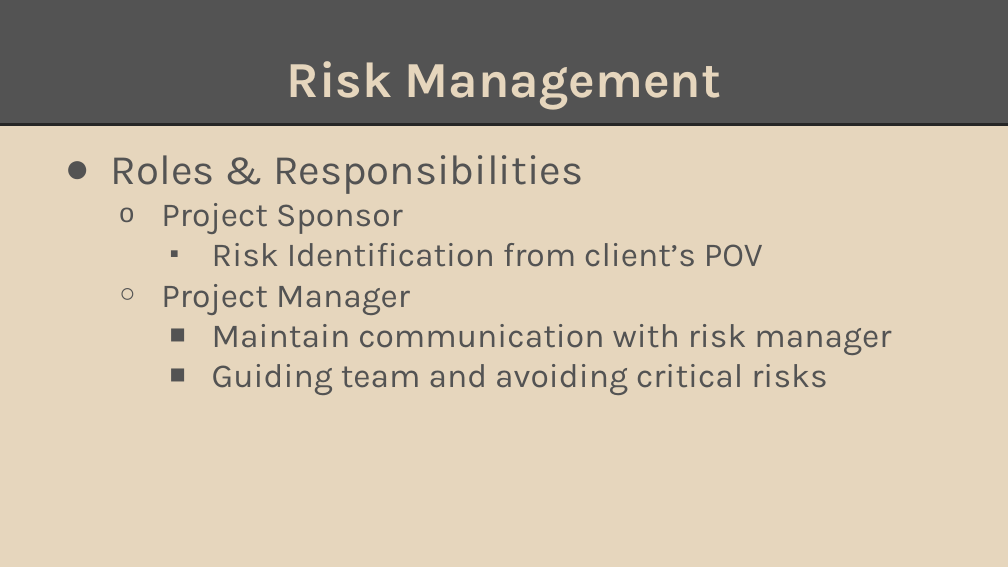
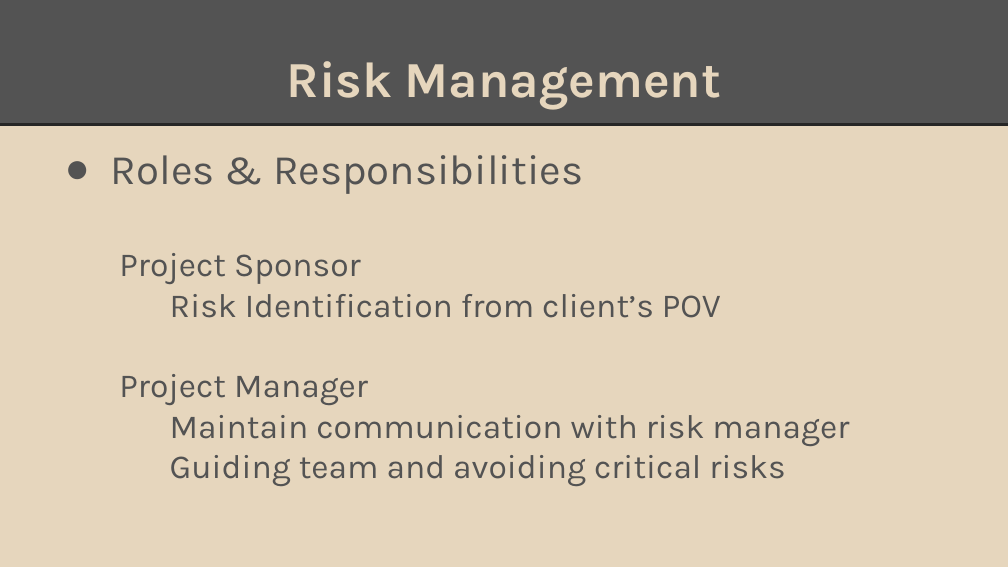
Before and after one commit to Sinmara/Senior-Design, a slide deck: slide 25 of Presentations/Project Charter Presentation.pptx. Drawn at 1008x567 pixels with LibreOffice and Linux fonts; fonts in the diff are those of the drawing. Boxes give left, top, right and bottom in pixels: in the first picture for what was removed or moved away, otherwise in the second. Text is boxed around its words. In the diff, an @@ line names an element or a change of style, - is before the commit and + after.

```diff
--- a/Presentations/Project Charter Presentation.pptx
+++ b/Presentations/Project Charter Presentation.pptx
@@ text at box(119, 253, 849, 486): bullet o to none; bullet ▪ to none; bullet ○ to none; bullet ■ to none @@
```
Also in this commit, not shown: 9 other slides changed, 5 slides added, 6 slides removed.
